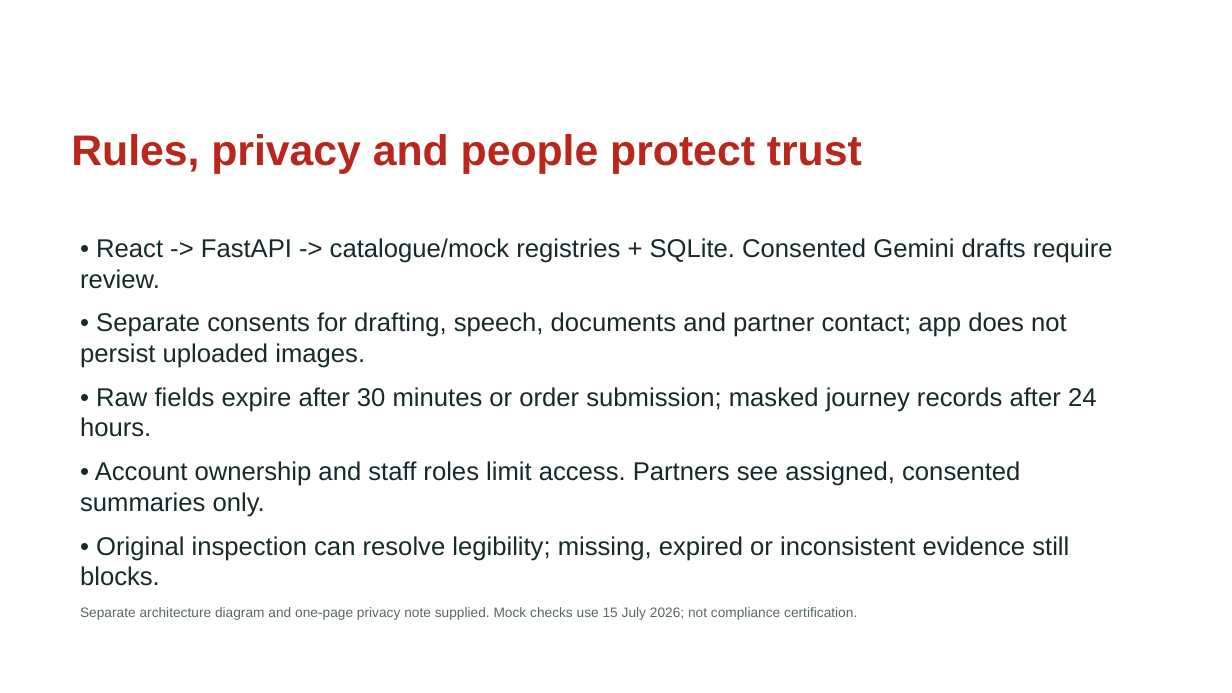
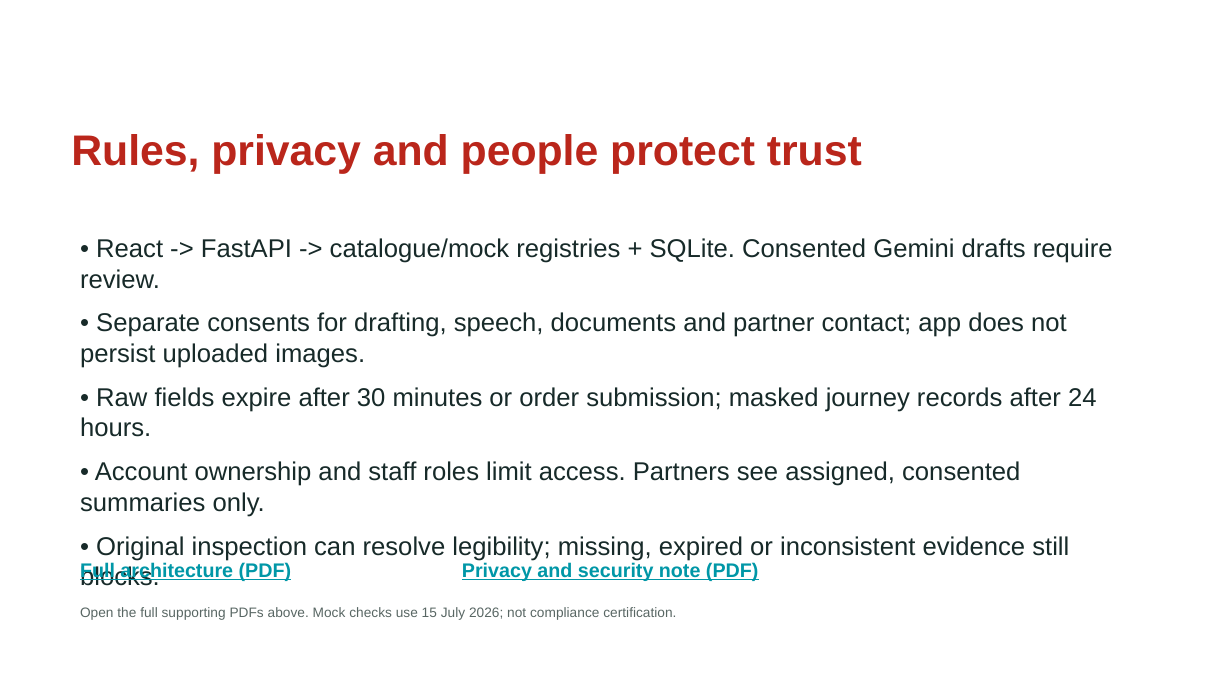
Before and after one commit to Mickeyzer/ASYNC, a slide deck: slide 5 of submission/Udyam_Digital_Business_Case_7_Slides.pptx. Drawn at 1232x693 pixels with LibreOffice and Linux fonts; fonts in the diff are those of the drawing; background and template pictures are left out. Boxes give left, top, right and bottom in pixels: in the first picture for what was removed or moved away, otherwise in the second. Text is boxed around its words. In the diff, an @@ line names an element or a change of style, - is before the commit and + after.

Commit message:
Link architecture and privacy deliverables from submission slides

```diff
--- a/submission/Udyam_Digital_Business_Case_7_Slides.pptx
+++ b/submission/Udyam_Digital_Business_Case_7_Slides.pptx
@@ text added at (80,562,292,582), 11.5 pt, text #0097A7, bold, underline @@
+Full architecture (PDF)
@@ text added at (462,562,759,581), 11.5 pt, text #0097A7, bold, underline @@
+Privacy and security note (PDF)
@@ text at (80,607,676,620): text changed @@
-Separate architecture diagram and one-page privacy note supplied. Mock checks use 15 July 2026; not compliance certification.
+Open the full supporting PDFs above. Mock checks use 15 July 2026; not compliance certification.
```
Also in this commit, not shown: 16 other files.
